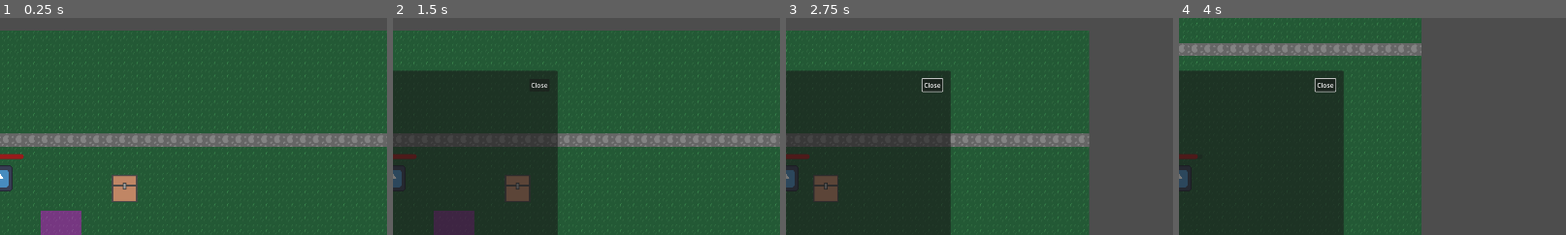
Above: before the commit, frames 1-4 (left to right).
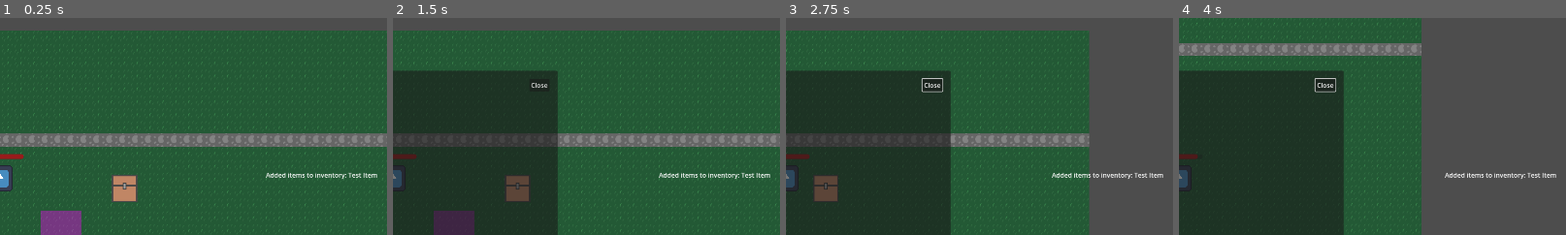
Above: after the commit, the same moments.

Repository: merskip/just-game
Game: Godot game, scene res://Scenes/Main Scene.tscn
The game is run twice, just before and just after one commit, with the same random seed, the same clock (stepped at 60 frames per second) and the same inputs. The engine's default icon, where the game draws it, is replaced by a stand-in: a white triangle on a blue panel in a dark square.
Inputs (mouse positions are % of the whole screen's width and height, from its top left):
- Up to frame 1 (0.25 s): no input
- Up to frame 2 (1.5 s): click "Inventory" at 0.5 s; click (29, 35) at 1.27 s
- Up to frame 3 (2.75 s): tap Enter at 2 s; move the mouse to (72, 45) at 2.02 s; hold Right (move_right) from 2.03 s (still down); click (72, 45) at 2.17 s
- Up to frame 4 (4 s): move the mouse to (30, 55) at 2.77 s; release Right (move_right) at 2.78 s; hold Down (move_down) 2.78-3.53 s; move the mouse to (60, 28) at 3.52 s; hold Right (move_right) from 3.53 s (still down)
The pictures show only the part of the screen within x 50-100%, y 13-63%; the shares and areas given below are measured in that part.

The runs differ from the first frame. In frame 1, 0.4% of the frame differs, in the area x 68-98%, y 71-75%; in frame 2, 0.4%; in frame 3, 0.4%; in frame 4, 0.4%.

Commit message:
Added notification manager

Diff:
--- a/Interaction/interaction.gd
+++ b/Interaction/interaction.gd
@@ -3,5 +3,5 @@
 
 @export var action_name: String = "Interact"
 
-func interact(unit: Unit):
+func interact(_unit: Unit):
 	pass
--- a/Inventory/inventory.gd
+++ b/Inventory/inventory.gd
@@ -6,6 +6,11 @@
 signal items_changed
 
 func add_items(new_items: Array[InventoryItem]):
+	if new_items.is_empty():
+		return
+
 	items.append_array(new_items)
 	print("Added items to inventory: %s" % new_items)
+	var new_items_names = new_items.map(func(item): return item.name)
+	notifications_manager.notify("Added items to inventory: %s" % new_items_names)
 	items_changed.emit()
--- a/Scenes/GUI.tscn
+++ b/Scenes/GUI.tscn
@@ -21,4 +21,19 @@
 layout_mode = 2
 text = "Inventory"
 
+[node name="NotificationsTextLabel" type="RichTextLabel" parent="."]
+custom_minimum_size = Vector2(300, 0)
+anchors_preset = 6
+anchor_left = 1.0
+anchor_top = 0.5
+anchor_right = 1.0
+anchor_bottom = 0.5
+offset_left = -40.0
+offset_top = -20.0
+offset_bottom = 20.0
+grow_horizontal = 0
+grow_vertical = 2
+fit_content = true
+scroll_following = true
+
 [connection signal="pressed" from="VBoxContainer/Button" to="." method="_on_inventory_button_pressed"]
--- a/Scenes/gui.gd
+++ b/Scenes/gui.gd
@@ -2,6 +2,10 @@
 extends CanvasLayer
 
 var _window: Control
+@onready var _notifications_text_label = $NotificationsTextLabel
+
+func _ready() -> void:
+	notifications_manager.on_notification.connect(on_notification)
 
 func _on_inventory_button_pressed() -> void:
 	show_inventory()
@@ -26,3 +30,6 @@
 		print("Close window: %s" % _window)
 		_window.queue_free()
 		_window = null
+
+func on_notification(text: String):
+	_notifications_text_label.add_text(text + "\n")
--- /dev/null
+++ b/Scenes/notifications_manager.gd
@@ -0,0 +1,8 @@
+class_name NotificationsManager
+extends Node
+
+signal on_notification(text: String)
+
+func notify(text: String):
+	print("Notify: \"%s\"" % text)
+	on_notification.emit(text)
--- a/project.godot
+++ b/project.godot
@@ -14,6 +14,10 @@
 run/main_scene="res://Scenes/Main Scene.tscn"
 config/features=PackedStringArray("4.3", "GL Compatibility")
 config/icon="res://Assets/icon.svg"
+
+[autoload]
+
+notifications_manager="*res://Scenes/notifications_manager.gd"
 
 [display]
 
